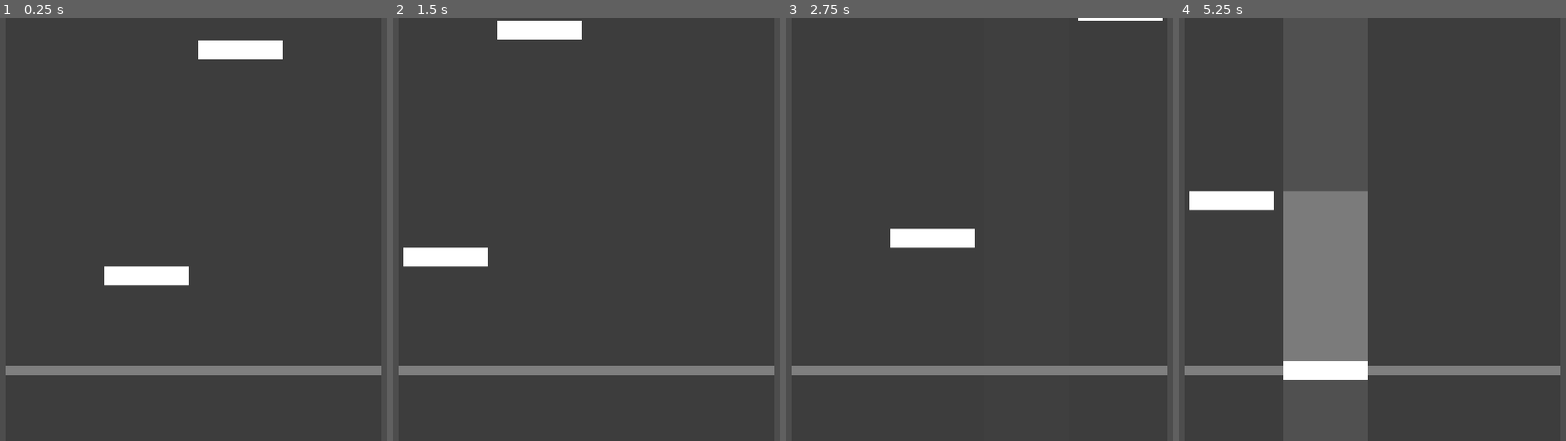
Above: before the commit, frames 1-4 (left to right).
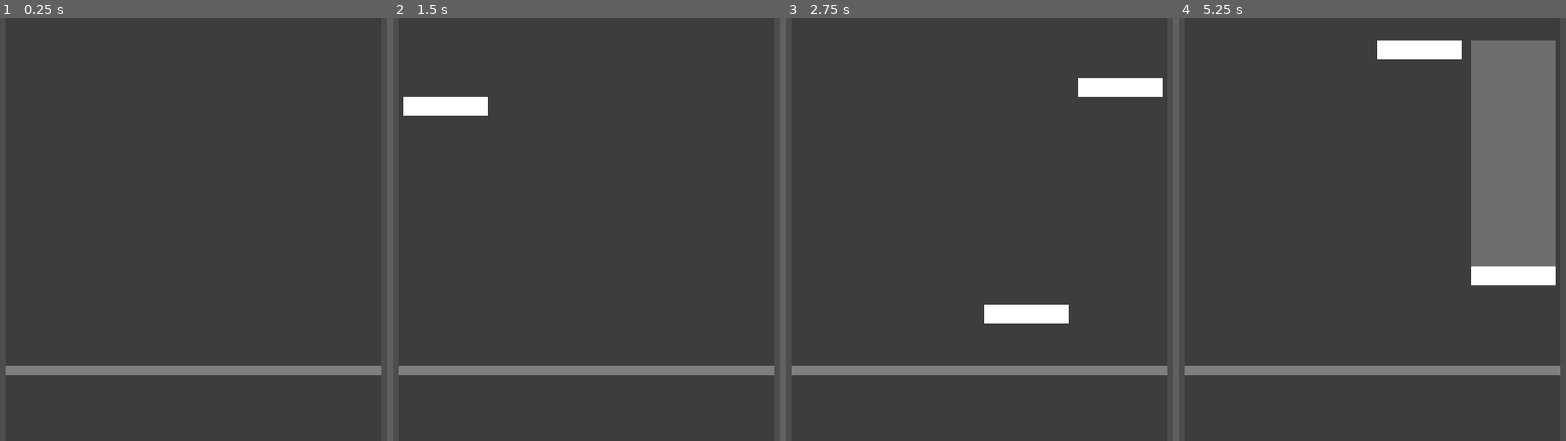
Above: after the commit, the same moments.

Repository: TurbogamesDev/covalence
Game: Godot game, scene res://Assets/Scenes/main.tscn
Two runs of this game, one before a commit and one after it. Both use one fixed random seed, a clock stepped at 60 frames per second and the inputs below.
Inputs:
- Up to frame 1 (0.25 s): no input
- Up to frame 2 (1.5 s): no input
- Up to frame 3 (2.75 s): no input
- Up to frame 4 (5.25 s): no input

The runs differ from the first frame. In frame 1, 2.0% of the frame differs, in the area x 26-74%, y 5-64%; in frame 2, 3.0%; in frame 3, 3.1%; in frame 4, 24%, in the area x 2-98%, y 5-86%.

Commit message:
Added pre-chart buffer

Diff:
--- a/Assets/Scripts/chart_time_synchroniser.gd
+++ b/Assets/Scripts/chart_time_synchroniser.gd
@@ -1,6 +1,6 @@
 extends Node
 
-var current_time: float = 0.0
+var current_time: float = -2.0
 
 func _process(delta) -> void:
     current_time += delta
--- a/project.godot
+++ b/project.godot
@@ -24,6 +24,29 @@
 window/size/viewport_width=1280
 window/size/viewport_height=720
 
+[input]
+
+Lane_0_Keybind={
+"deadzone": 0.2,
+"events": [Object(InputEventKey,"resource_local_to_scene":false,"resource_name":"","device":-1,"window_id":0,"alt_pressed":false,"shift_pressed":false,"ctrl_pressed":false,"meta_pressed":false,"pressed":false,"keycode":0,"physical_keycode":68,"key_label":0,"unicode":100,"location":0,"echo":false,"script":null)
+]
+}
+Lane_1_Keybind={
+"deadzone": 0.2,
+"events": [Object(InputEventKey,"resource_local_to_scene":false,"resource_name":"","device":-1,"window_id":0,"alt_pressed":false,"shift_pressed":false,"ctrl_pressed":false,"meta_pressed":false,"pressed":false,"keycode":0,"physical_keycode":70,"key_label":0,"unicode":102,"location":0,"echo":false,"script":null)
+]
+}
+Lane_2_Keybind={
+"deadzone": 0.2,
+"events": [Object(InputEventKey,"resource_local_to_scene":false,"resource_name":"","device":-1,"window_id":0,"alt_pressed":false,"shift_pressed":false,"ctrl_pressed":false,"meta_pressed":false,"pressed":false,"keycode":0,"physical_keycode":74,"key_label":0,"unicode":106,"location":0,"echo":false,"script":null)
+]
+}
+Lane_3_Physical={
+"deadzone": 0.2,
+"events": [Object(InputEventKey,"resource_local_to_scene":false,"resource_name":"","device":-1,"window_id":0,"alt_pressed":false,"shift_pressed":false,"ctrl_pressed":false,"meta_pressed":false,"pressed":false,"keycode":0,"physical_keycode":75,"key_label":0,"unicode":107,"location":0,"echo":false,"script":null)
+]
+}
+
 [physics]
 
 3d/physics_engine="Jolt Physics"
